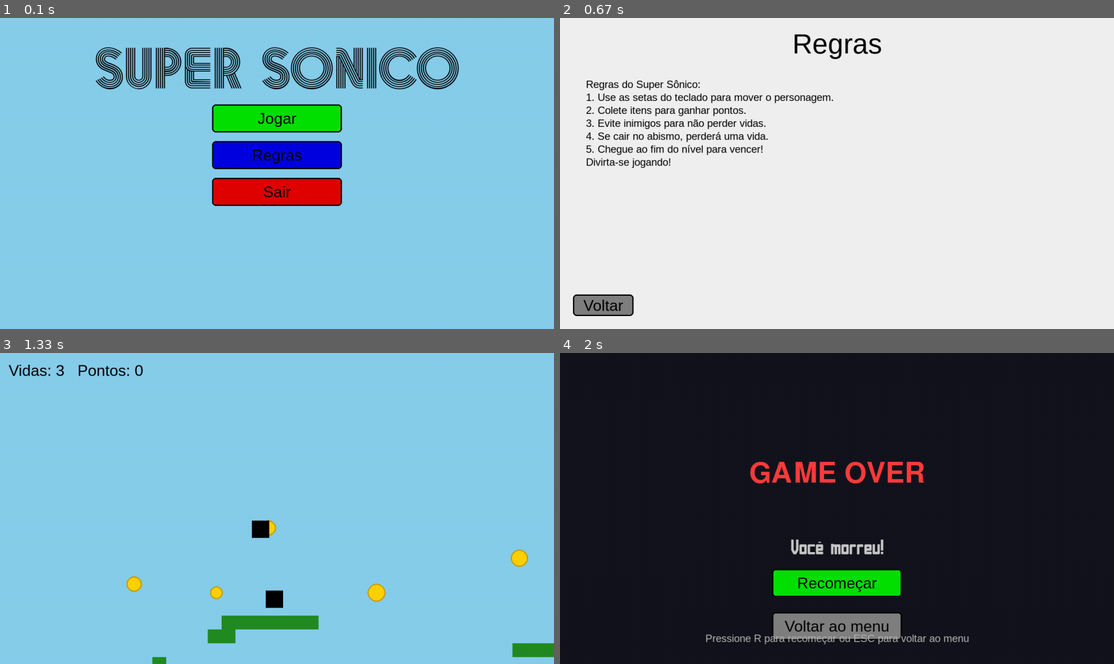
Above: before the commit, frames 1-4 (two rows, left to right).
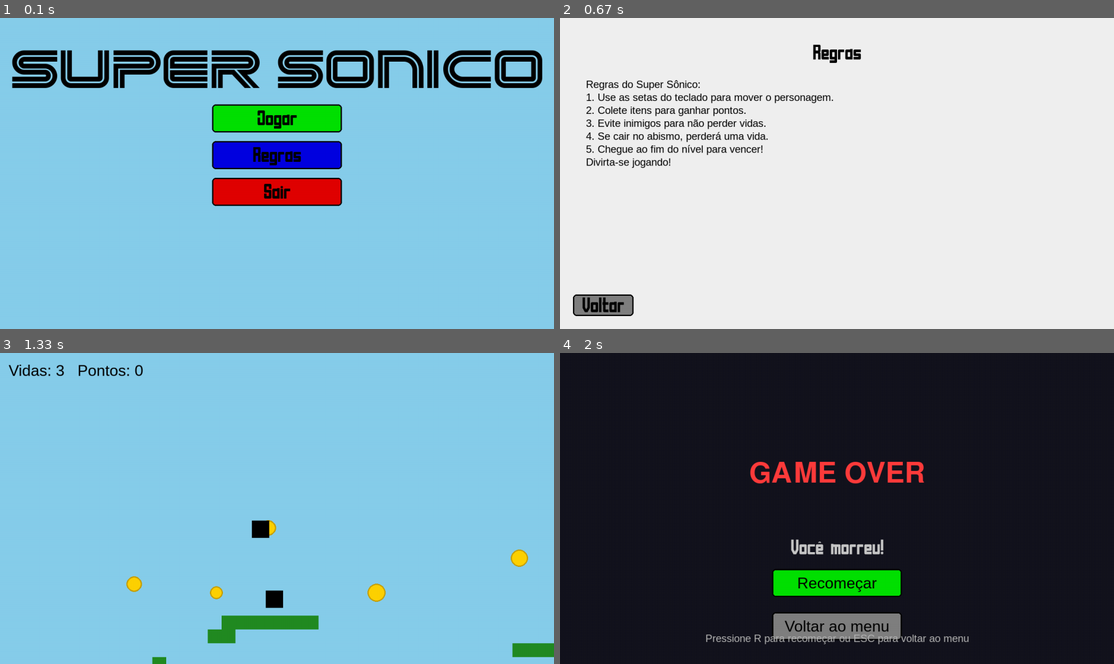
Above: after the commit, the same moments.

Repository: gabrielmichinhote/Pygame
Game: pygame game, started from main.py
The game is run twice, just before and just after one commit, with the same random seed, the same clock (stepped at 60 frames per second) and the same inputs.
Inputs:
- Up to frame 1 (0.1 s): no input
- Up to frame 2 (0.67 s): click "Regras" at 0.38 s
- Up to frame 3 (1.33 s): click "Voltar" at 0.72 s; click "Jogar" at 1.05 s
- Up to frame 4 (2 s): hold Right 1.33-1.8 s

The runs differ from the first frame. In frame 1, 9.2% of the frame differs, in the area x 2-98%, y 9-59%; in frame 2, 0.8%; in frame 3, nothing differs; in frame 4, nothing differs.

Commit message:
fontes atualizadas

Diff:
--- a/main.py
+++ b/main.py
@@ -16,7 +16,7 @@
 MAP_WIDTH = map_data.COLS * map_data.TILE
 FONT_GO = pygame.font.Font('NiseJSRF.ttf',96)
 FONT_GO_MENOR = pygame.font.Font('BloomsFree.ttf', 48)
-FONT_TITULO = pygame.font.Font('Rambors.ttf', 125)
+FONT_TITULO = pygame.font.Font('Westland.ttf', 125)
 
 #cores
 BRANCO = (255, 255, 255)
@@ -27,8 +27,8 @@
 CINZA = (128, 128, 128)
 
 camera_x = 0
-jump_sound = pygame.mixer.Sound("Pygame/supersonico/jump.wav")
-coin_sound = pygame.mixer.Sound("Pygame/supersonico/26f8b9_sonic_sound_effect.wav")
+#jump_sound = pygame.mixer.Sound("Pygame/supersonico/jump.wav")
+#coin_sound = pygame.mixer.Sound("Pygame/supersonico/26f8b9_sonic_ring_sound_effect.wav")
 #start em fullscreen
 tela = pygame.display.set_mode((0, 0), pygame.FULLSCREEN)
 pygame.display.set_caption("Super Sônico")
@@ -54,7 +54,7 @@
     nova_cor = []
     for c in cor_f:
         if houver:
-            valor = c * 1.1
+            valor = c * 1.5
         else:
             valor = c * 1.0
         valor = int(valor)
@@ -92,19 +92,19 @@
     tela.fill((135, 206, 235))
     desenho_textcent(tela, "SUPER SONICO", FONT_TITULO, PRETO, 130)
     mx, my = pygame.mouse.get_pos()
-    botao(tela, btn_jogar, "Jogar", FONT_MED, PRETO, VERDE, btn_jogar.collidepoint((mx, my)))
-    botao(tela, btn_regras, "Regras", FONT_MED, PRETO, AZUL, btn_regras.collidepoint((mx, my)))
-    botao(tela, btn_sair, "Sair", FONT_MED, PRETO, VERMELHO, btn_sair.collidepoint((mx, my)))
+    botao(tela, btn_jogar, "Jogar", FONT_GO_MENOR, PRETO, VERDE, btn_jogar.collidepoint((mx, my)))
+    botao(tela, btn_regras, "Regras", FONT_GO_MENOR, PRETO, AZUL, btn_regras.collidepoint((mx, my)))
+    botao(tela, btn_sair, "Sair", FONT_GO_MENOR, PRETO, VERMELHO, btn_sair.collidepoint((mx, my)))
 
 def tela_regras():
     tela.fill((240,240,240))
-    desenho_textcent(tela,"Regras", FONT_BIG, PRETO, 60)
+    desenho_textcent(tela,"Regras", FONT_GO_MENOR, PRETO, 80)
     start_y = 140
     for i, linha in enumerate(regras_t):
         surf = FONT_PEQ.render(linha, True, PRETO)
         tela.blit(surf, (60, start_y + i * 30))
     mx, my = pygame.mouse.get_pos()
-    botao(tela, btn_voltar, "Voltar", FONT_MED, PRETO, CINZA, btn_voltar.collidepoint((mx, my)))
+    botao(tela, btn_voltar, "Voltar", FONT_GO_MENOR, PRETO, CINZA, btn_voltar.collidepoint((mx, my)))
 
 #inimigos iniciais
 
--- a/ranking.json
+++ b/ranking.json
@@ -2,5 +2,9 @@
   {
     "name": "ju",
     "time": 30.114
+  },
+  {
+    "name": "ju",
+    "time": 30.607
   }
 ]
Binary file removed: Rambors.ttf
Binary file removed: TheBlackKnightDEMO.otf
Binary file added: Westland.ttf
Not shown, added: 26f8b9_sonic_ring_sound_effect.wav
